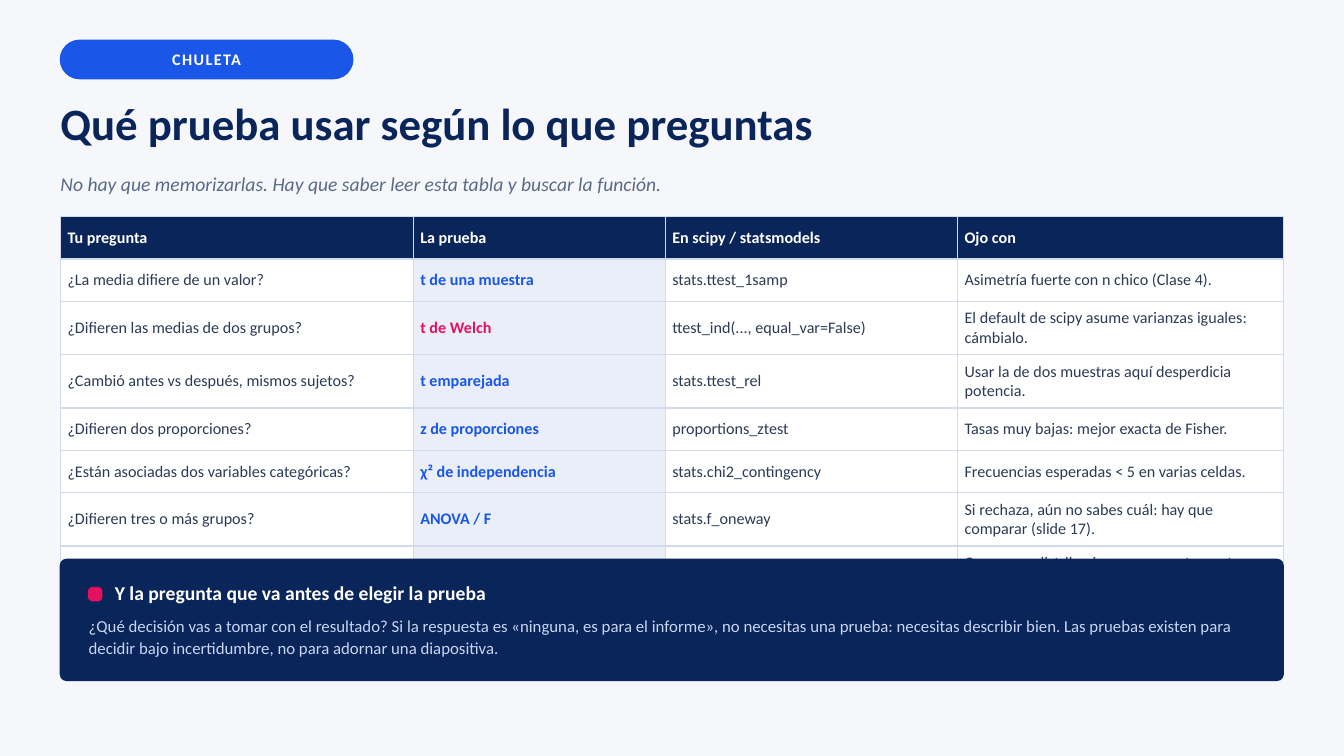
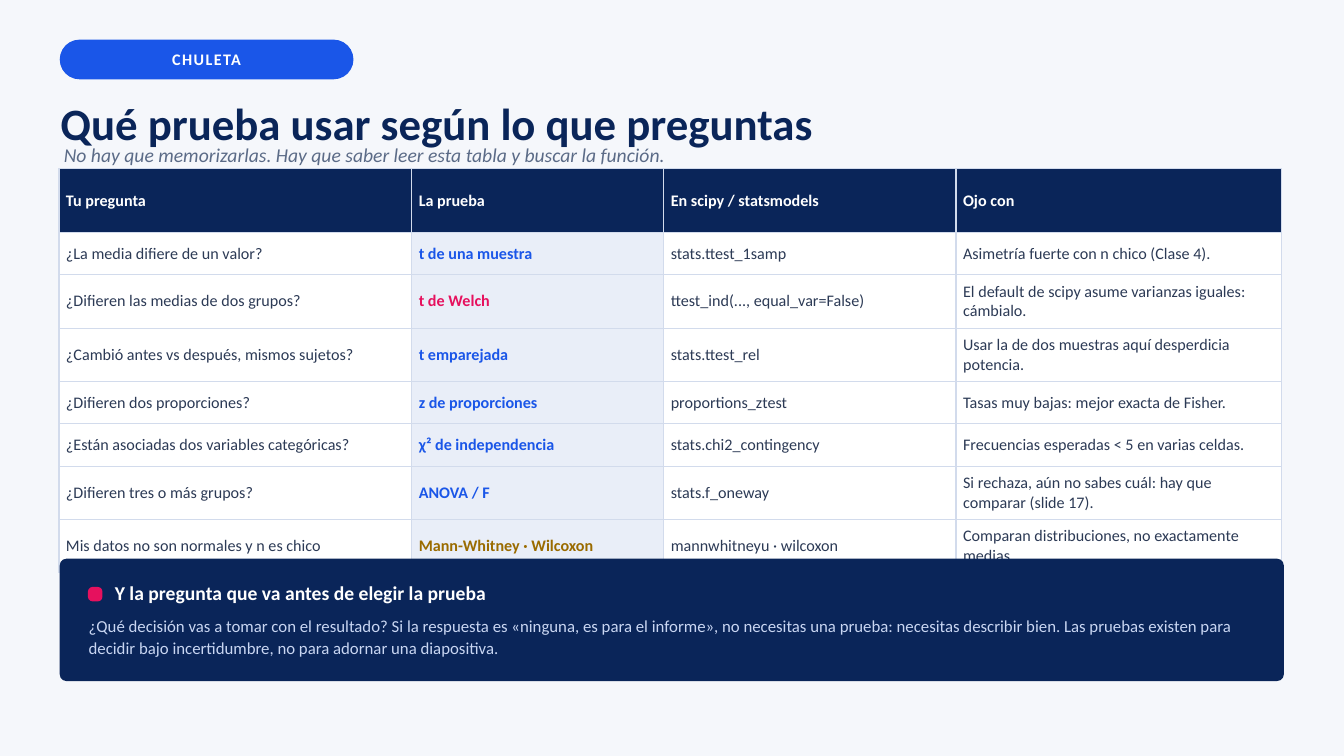
Before and after one commit to josefrodrim/Estad-stica-Descriptiva-E-Inferencial, a slide deck: slide 16 of Clase_5/PPT/Clase05_Pruebas_de_Hipotesis.pptx. Drawn at 1344x756 pixels with LibreOffice and Linux fonts; fonts in the diff are those of the drawing. Boxes give left, top, right and bottom in pixels: in the first picture for what was removed or moved away, otherwise in the second. Text is boxed around its words. In the diff, an @@ line names an element or a change of style, - is before the commit and + after.

```diff
--- a/Clase_5/PPT/Clase05_Pruebas_de_Hipotesis.pptx
+++ b/Clase_5/PPT/Clase05_Pruebas_de_Hipotesis.pptx
@@ text "No hay que memorizarlas. Hay ...": place and size @@
-text "No hay que memorizarlas. Hay ..." at <box>60,177,661,194</box>
+text "No hay que memorizarlas. Hay ..." at <box>64,146,665,165</box>
@@ table: place and size @@
-table at <box>60,217,1284,563</box>
+table at <box>58,168,1281,571</box>
```
Also in this commit, not shown: 8 other slides changed, 9 other files.
